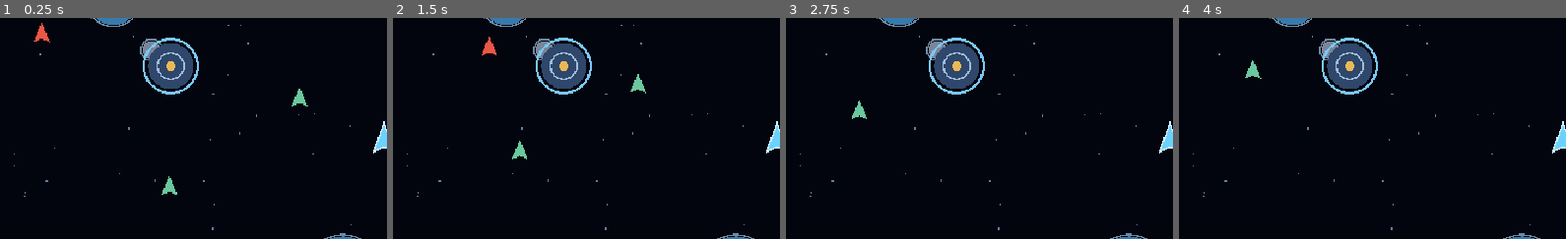
Above: before the commit, frames 1-4 (left to right).
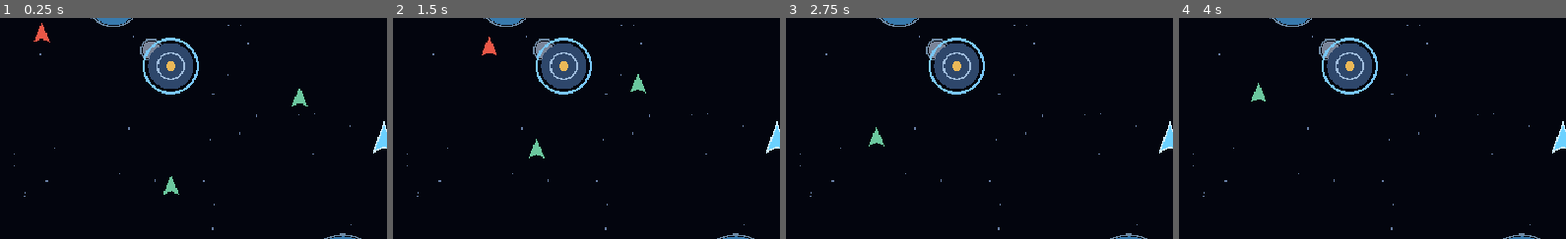
Above: after the commit, the same moments.

Repository: DARTVADER1-DROID/Star-Forge
Game: Godot game, scene res://scenes/main.tscn
Same seed, same stepped clock (60 frames per second), same inputs: the game is played once before the commit and once after it.
Inputs (mouse positions are % of the whole screen's width and height, from its top left):
- Up to frame 1 (0.25 s): no input
- Up to frame 2 (1.5 s): move the mouse to (72, 45) at 0.52 s; click (72, 45) at 0.67 s; drag from (29, 55) to (12, 29) at 1.27 s
- Up to frame 3 (2.75 s): move the mouse to (60, 28) at 2.02 s; click (60, 28) at 2.17 s
- Up to frame 4 (4 s): drag from (45, 70) to (19, 35) at 2.77 s; move the mouse to (80, 65) at 3.52 s; click (80, 65) at 3.67 s
The pictures show only the part of the screen within x 0-50%, y 22-72%; the shares and areas given below are measured in that part.

The runs differ from the first frame. In frame 1, less than 0.1% of the frame differs, in the area x 41-47%, y 71-80%; in frame 2, 0.3%; in frame 3, 0.3%; in frame 4, 0.3%, in the area x 17-23%, y 19-38%.

Commit message:
Add player cargo jettison and NPC salvage toggle

Diff:
--- a/scripts/world/world.gd
+++ b/scripts/world/world.gd
@@ -17,6 +17,7 @@
 
 var _stars := PackedVector2Array()
 var _system_id := ""
+var npc_salvage_enabled := false
 
 func _ready() -> void:
     get_viewport().size_changed.connect(queue_redraw)
@@ -149,6 +150,7 @@
     npc.position = point
     npc.station_position = station
     npc.target = player
+    npc.loot_enabled = npc_salvage_enabled
     npc.projectile_container = projectile_container
     npc.drop_container = drop_container
     npc_container.add_child(npc)
@@ -203,6 +205,16 @@
             hud.toggle_inventory()
         "SAVE":
             GameState.save_game()
+        "NPC_LOOT":
+            npc_salvage_enabled = not npc_salvage_enabled
+            for npc_node: Node in npc_container.get_children():
+                if npc_node is NPCShip:
+                    (npc_node as NPCShip).loot_enabled = npc_salvage_enabled
+            hud.set_npc_loot_enabled(npc_salvage_enabled)
+        "JETTISON":
+            var parts := value.split(":")
+            if parts.size() == 2:
+                _jettison_item(parts[0],int(parts[1]))
         "SELL":
             var station_data: Array = ContentDatabase.get_system(_system_id).get("station_position",[480,270])
             var station := Vector2(float(station_data[0]),float(station_data[1]))
@@ -218,6 +230,16 @@
             _update_player_state()
             GameState.save_game()
 
+func _jettison_item(item_id: String, quantity: int) -> void:
+    if not GameState.remove_item(item_id,quantity):
+        return
+    var drop := DROP_SCENE.instantiate() as CargoDrop
+    drop.item_id = item_id
+    drop.quantity = quantity
+    drop_container.add_child(drop)
+    drop.global_position = player.global_position + Vector2(26.0,0.0)
+    GameState.save_game()
+
 func _collect_nearest_drop() -> void:
     var nearest: CargoDrop
     var best_distance := 38.0
